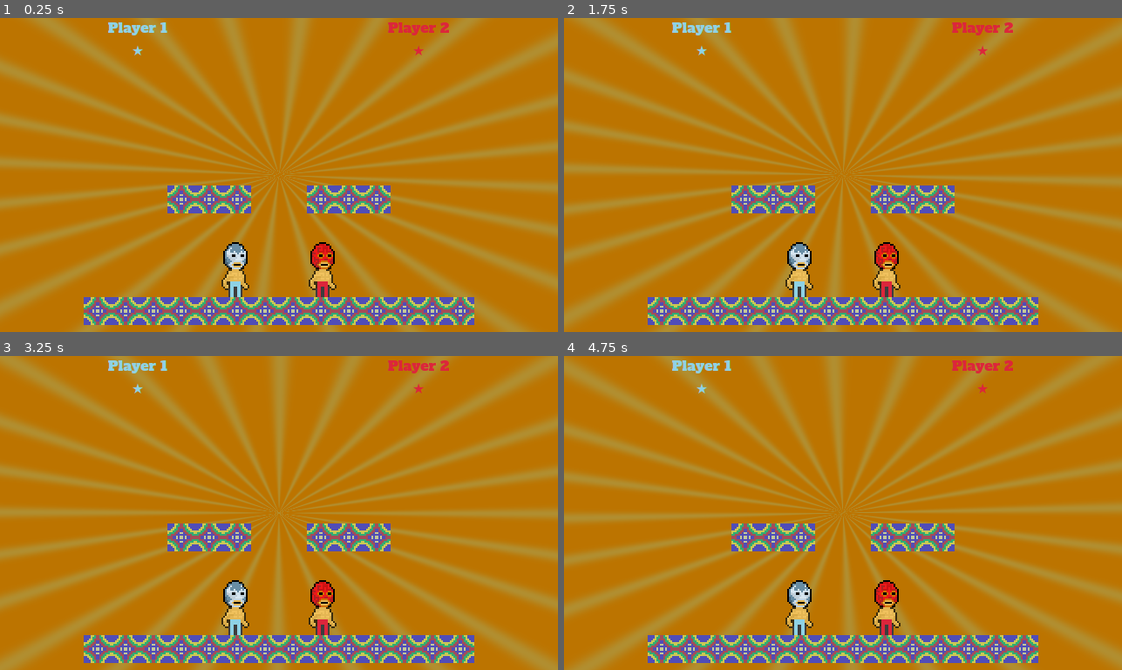
Above: before the commit, frames 1-4 (two rows, left to right).
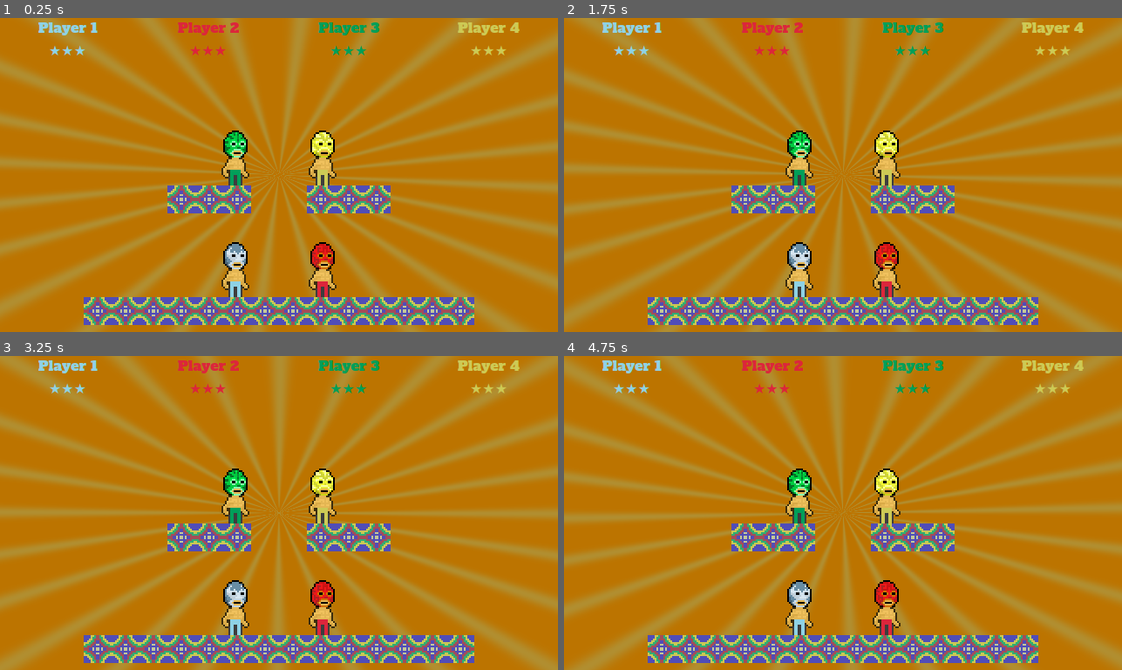
Above: after the commit, the same moments.

Repository: doctor-g/GGJ26
Game: Godot game, scene res://world/world.tscn
Two runs of this game, one before a commit and one after it. Both use one fixed random seed, a clock stepped at 60 frames per second and the inputs below. This scene is started directly instead of the project's main scene.
Inputs:
- Up to frame 1 (0.25 s): no input
- Up to frame 2 (1.75 s): no input
- Up to frame 3 (3.25 s): no input
- Up to frame 4 (4.75 s): no input

The runs differ from the first frame. In frame 1, 3.1% of the frame differs, in the area x 6-94%, y 1-54%; in frame 2, 3.1%; in frame 3, 3.1%; in frame 4, 3.1%.

Commit message:
Go back to 4 players and 3 lives

Diff:
--- a/project/world/world.gd
+++ b/project/world/world.gd
@@ -1,7 +1,7 @@
 extends Control
 
-const MAX_PLAYERS := 2
-const MAX_LIVES := 1
+const MAX_PLAYERS := 4
+const MAX_LIVES := 3
 
 ## How many seconds to wait before starting the next round
 const TIME_BETWEEN_GAMES := 3.5
